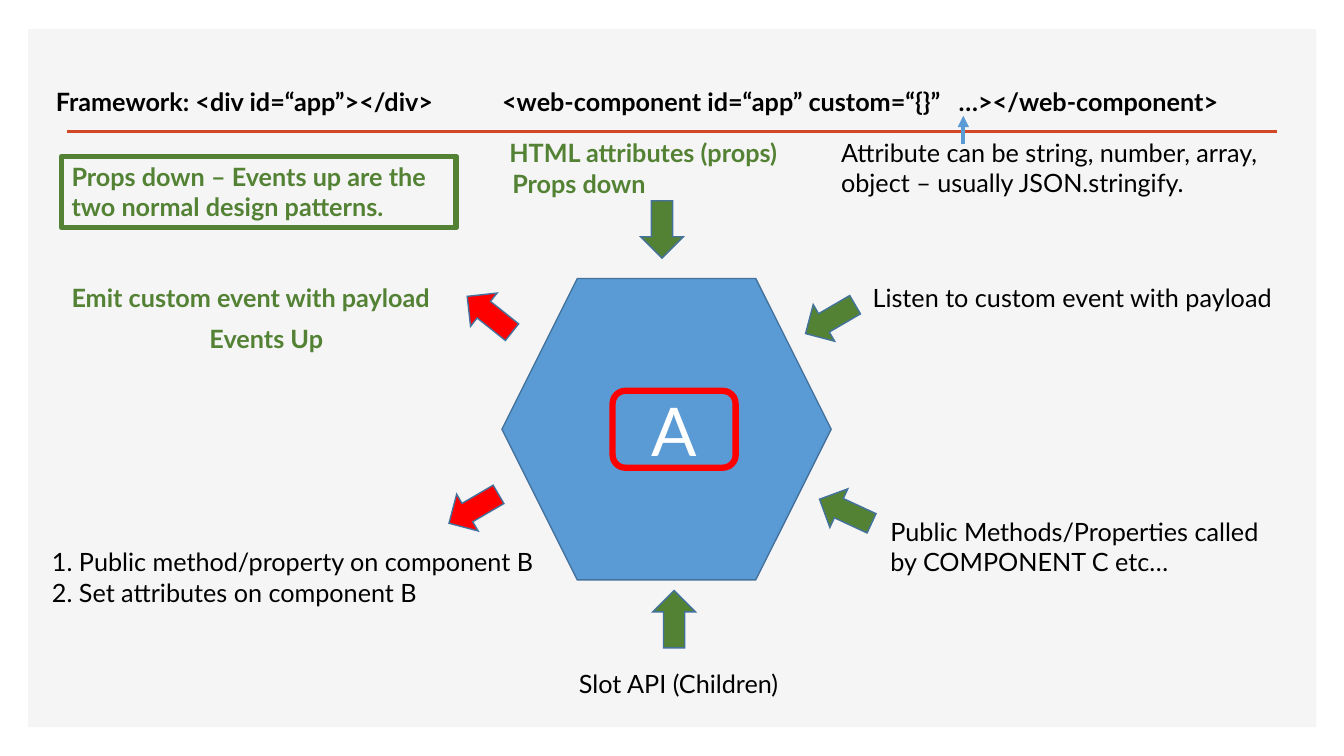
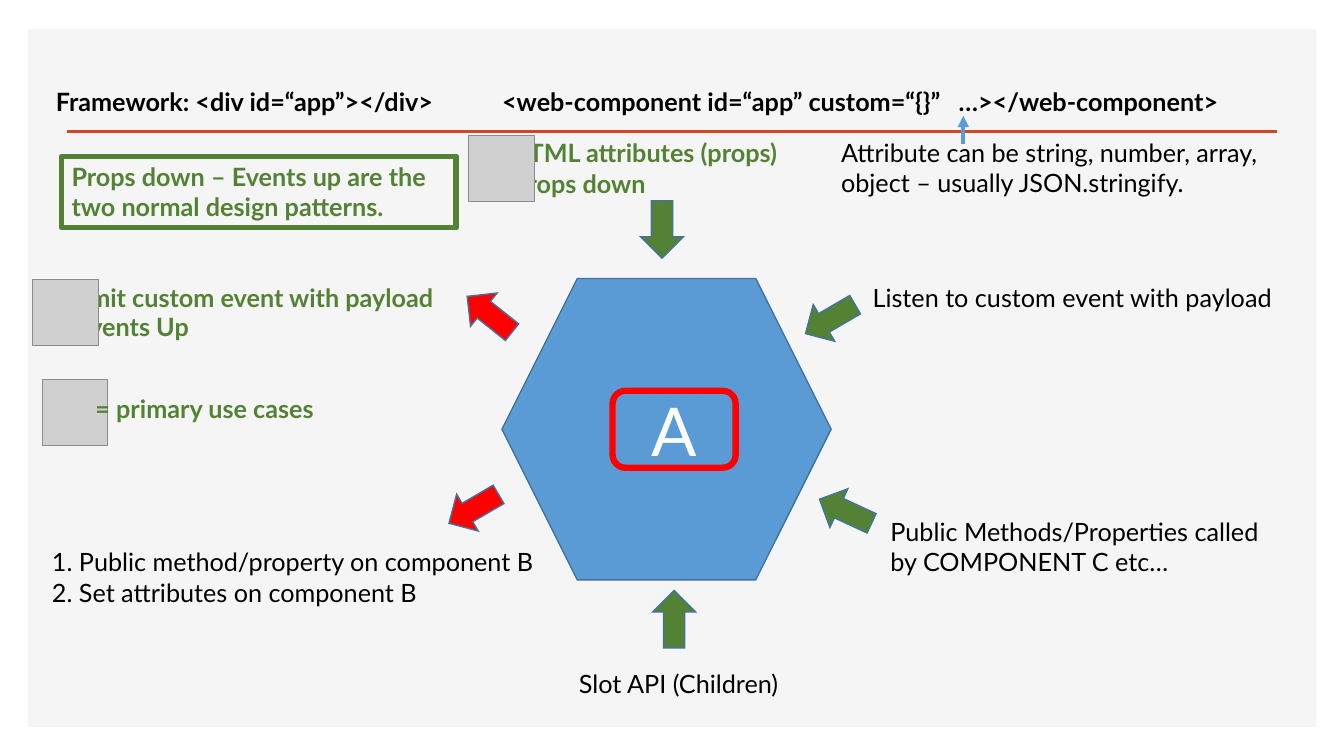
Before and after one commit to Python-Test-Engineer/web-components-v1, a slide deck: slide 34 of SLIDES/ndc-web-components.pptx. Drawn at 1344x756 pixels with LibreOffice and Linux fonts; fonts in the diff are those of the drawing; grey boxes stand for pictures. Boxes give left, top, right and bottom in pixels: in the first picture for what was removed or moved away, otherwise in the second. Text is boxed around its words. In the diff, an @@ line names an element or a change of style, - is before the commit and + after.

```diff
--- a/SLIDES/ndc-web-components.pptx
+++ b/SLIDES/ndc-web-components.pptx
@@ picture added at bbox=[469, 135, 534, 201] @@
@@ picture added at bbox=[32, 280, 98, 346] @@
@@ text "Events Up": place and size @@
-text "Events Up" at bbox=[209, 329, 323, 353]
+text "Events Up" at bbox=[75, 315, 189, 341]
@@ picture added at bbox=[42, 379, 108, 445] @@
@@ text added at bbox=[116, 399, 314, 422], 18 pt, text #548235, bold @@
+= primary use cases
```
Also in this commit, not shown: 4 other slides changed, 5 other files.
